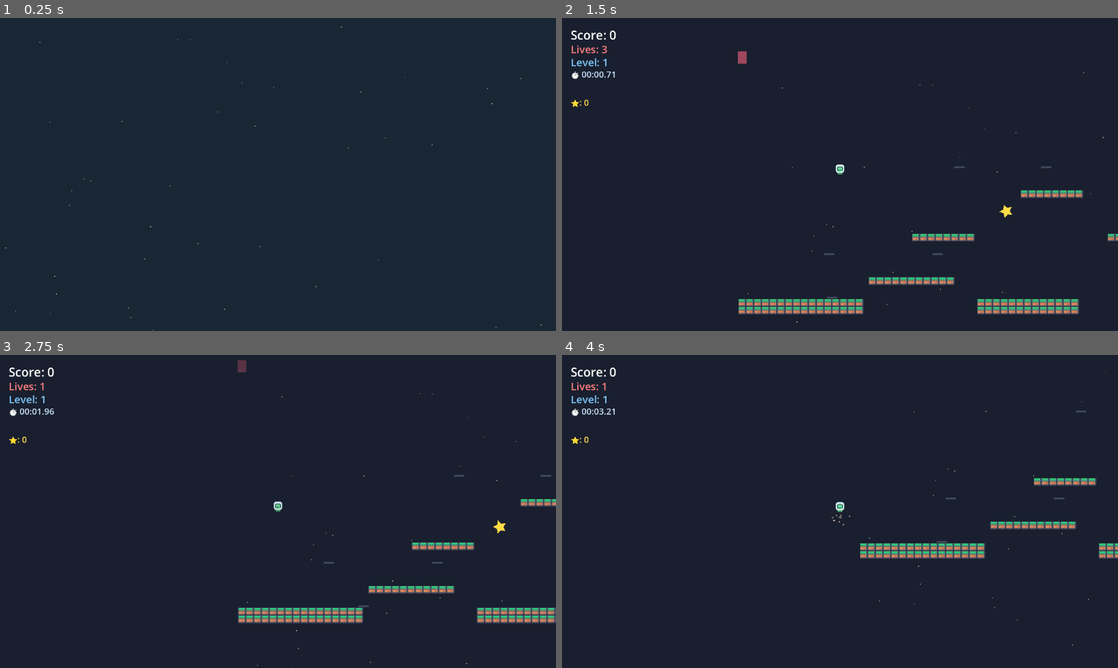
Above: before the commit, frames 1-4 (two rows, left to right).
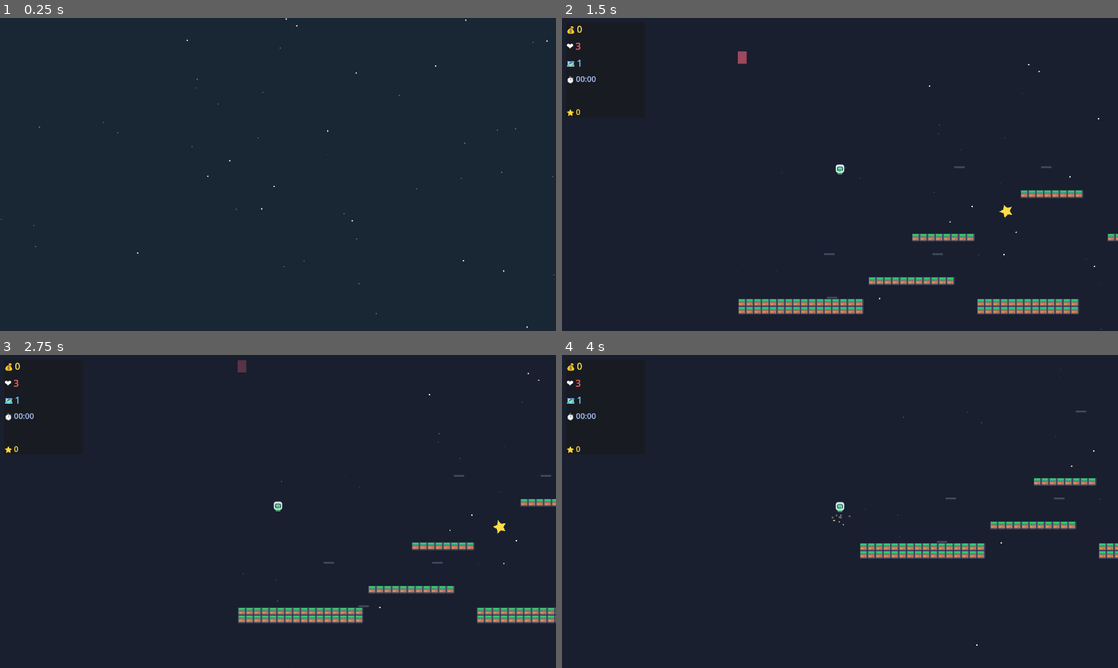
Above: after the commit, the same moments.

Repository: LungTakumi/ClawPlatformer
Game: Godot game, scene res://main.tscn
The game is run twice, just before and just after one commit, with the same random seed, the same clock (stepped at 60 frames per second) and the same inputs.
Inputs (mouse positions are in pixels of both pictures, inside the frame that each line leads up to):
- Up to frame 1 (0.25 s): no input
- Up to frame 2 (1.5 s): tap Enter at 0.5 s; move the mouse to (962, 158) at 0.52 s; hold Right (move_right) 0.53-1.25 s; tap B at 0.6 s; click (962, 158) at 0.67 s; tap Space (jump) at 0.77 s; drag from (728, 190) to (940, 268) at 1.27 s
- Up to frame 3 (2.75 s): move the mouse to (333, 442) at 2.02 s; hold Right (move_right) from 2.03 s (still down); tap E at 2.1 s
- Up to frame 4 (4 s): release Right (move_right) at 2.75 s; drag from (812, 574) to (1106, 480) at 2.77 s; move the mouse to (1006, 558) at 3.52 s; hold Left (move_left) from 3.53 s (still down); tap G at 3.6 s; tap Space (jump) at 3.77 s

The runs differ from the first frame. In frame 1, less than 0.1% of the frame differs, in the area x 0-100%, y 0-100%; in frame 2, 0.6%, in the area x 0-98%, y 2-100%; in frame 3, 0.6%; in frame 4, 0.5%.
Error before the commit: Invalid assignment of property or key 'horizontal_alignment' with value of type 'int' on a base object of type 'VBoxContainer'. (res://main.gd:675)
Error after the commit: Invalid assignment of property or key 'horizontal_alignment' with value of type 'int' on a base object of type 'VBoxContainer'. (res://main.gd:749)

Commit message:
v2.3 - Visual improvements: UI, particles, parallax, animations

Diff:
--- a/main.gd
+++ b/main.gd
@@ -577,13 +577,38 @@
 	add_child(stars_container)
 	stars_container.z_index = -100  # Behind everything
 
-	# Create 50 stars
-	for i in range(50):
+	# 创建多层星空 - 远景（更小更暗）
+	for i in range(80):
+		var star = ColorRect.new()
+		star.size = Vector2(1, 1)
+		star.color = Color(0.6, 0.7, 1, randf_range(0.2, 0.4))
+		star.position = Vector2(randf() * 1400, randf() * 800)
+		star.add_to_group("star")
+		star.add_to_group("star_far")
+		stars_container.add_child(star)
+
+	# 中景星星
+	for i in range(40):
 		var star = ColorRect.new()
 		star.size = Vector2(2, 2)
-		star.color = Color(1, 1, 1, randf_range(0.3, 0.8))
+		star.color = Color(0.8, 0.9, 1, randf_range(0.4, 0.7))
 		star.position = Vector2(randf() * 1400, randf() * 800)
 		star.add_to_group("star")
+		star.add_to_group("star_mid")
+		stars_container.add_child(star)
+
+	# 近景星星（更亮）
+	for i in range(20):
+		var star = Polygon2D.new()
+		var pts = PackedVector2Array()
+		for j in range(4):
+			var angle = j * TAU / 4
+			pts.append(Vector2(cos(angle), sin(angle)) * 2)
+		star.polygon = pts
+		star.color = Color(1, 1, 0.9)
+		star.position = Vector2(randf() * 1400, randf() * 800)
+		star.add_to_group("star")
+		star.add_to_group("star_near")
 		stars_container.add_child(star)
 
 func show_level_name(level_name):
@@ -593,22 +618,53 @@
 		var existing = ui.get_node_or_null("LevelName")
 		if existing: existing.queue_free()
 
+		# 创建更大的容器来放置动画
+		var container = Node2D.new()
+		container.name = "LevelName"
+		container.position = Vector2(640, 200)  # 屏幕中心
+		ui.add_child(container)
+
+		# 背景板
+		var bg = ColorRect.new()
+		bg.color = Color(0, 0, 0, 0.5)
+		bg.size = Vector2(400, 60)
+		bg.position = Vector2(-200, -30)
+		bg.modulate.a = 0
+		container.add_child(bg)
+
+		# 主标题
 		var name_label = Label.new()
-		name_label.name = "LevelName"
+		name_label.name = "LevelText"
 		name_label.text = "🎮 " + level_name
 		name_label.horizontal_alignment = HORIZONTAL_ALIGNMENT_CENTER
-		name_label.position = Vector2(300, 150)
-		name_label.add_theme_font_size_override("font_size", 36)
-		name_label.add_theme_color_override("font_color", Color(0.9, 0.9, 1))
-		ui.add_child(name_label)
-
-		# Fade in and out animation
+		name_label.add_theme_font_size_override("font_size", 42)
+		name_label.add_theme_color_override("font_color", Color(0.2, 0.8, 1))
+		name_label.position = Vector2(-100, -25)
 		name_label.modulate.a = 0
+		container.add_child(name_label)
+
+		# 入场动画 - 缩放 + 淡入
+		bg.modulate.a = 0
+		name_label.modulate.a = 0
+		container.scale = Vector2(0.5, 0.5)
+
 		var tween = create_tween()
-		tween.tween_property(name_label, "modulate:a", 1.0, 0.5)
+		# 弹跳入场
+		tween.set_trans(Tween.TRANS_BACK)
+		tween.set_ease(Tween.EASE_OUT)
+		tween.tween_property(container, "scale", Vector2(1.1, 1.1), 0.4)
+		tween.tween_property(container, "scale", Vector2(1, 1), 0.2)
+		# 淡入背景和文字
+		tween.parallel().tween_property(bg, "modulate:a", 0.7, 0.3)
+		tween.parallel().tween_property(name_label, "modulate:a", 1.0, 0.3)
+		# 停留
 		tween.tween_interval(1.5)
-		tween.tween_property(name_label, "modulate:a", 0.0, 0.8)
-		tween.tween_callback(name_label.queue_free)
+		# 退场
+		tween.set_trans(Tween.TRANS_QUAD)
+		tween.set_ease(Tween.EASE_IN)
+		tween.tween_property(container, "modulate:a", 0.0, 0.5)
+		tween.tween_property(container, "position:y", container.position.y - 30, 0.5)
+		tween.tween_callback(container.queue_free)
 
 func update_stars_parallax():
 	if stars_container and player:
@@ -618,15 +674,33 @@
 			if cam:
 				cam_offset = cam.offset
 
-		# Parallax effect - stars move slower than camera
+		var time = Time.get_ticks_msec() / 1000.0
+
+		# 不同层次的星星不同速度移动
 		for star in stars_container.get_children():
-			if star.is_in_group("star"):
-				star.position.x -= cam_offset.x * 0.1
-				# Wrap around
-				if star.position.x < 0:
-					star.position.x += 1400
-				elif star.position.x > 1400:
-					star.position.x -= 1400
+			if star.is_in_group("star_far"):
+				# 远景 - 最慢
+				star.position.x -= cam_offset.x * 0.02
+				star.modulate.a = 0.3 + 0.2 * sin(time * 2 + star.position.x)
+			elif star.is_in_group("star_mid"):
+				# 中景
+				star.position.x -= cam_offset.x * 0.05
+				star.modulate.a = 0.5 + 0.3 * sin(time * 3 + star.position.y)
+			elif star.is_in_group("star_near"):
+				# 近景 - 稍快
+				star.position.x -= cam_offset.x * 0.08
+				# 旋转效果
+				star.rotation += 0.02
+
+			# 视差包裹
+			if star.position.x < 0:
+				star.position.x += 1400
+			elif star.position.x > 1400:
+				star.position.x -= 1400
+			if star.position.y < 0:
+				star.position.y += 800
+			elif star.position.y > 800:
+				star.position.y -= 800
 
 func _process(delta):
 	# ⏸️ Handle pause
@@ -1215,56 +1289,98 @@
 	canvas.add_to_group("ui")
 	add_child(canvas)
 
+	# 创建 UI 面板背景
+	var panel = PanelContainer.new()
+	panel.position = Vector2(10, 10)
+	panel.custom_minimum_size = Vector2(180, 0)
+	canvas.add_child(panel)
+
+	var vbox = VBoxContainer.new()
+	vbox.add_theme_constant_override("separation", 8)
+	panel.add_child(vbox)
+
+	# 分数 - 带图标的
+	var score_container = HBoxContainer.new()
+	var score_icon = Label.new()
+	score_icon.text = "💰"
+	score_icon.add_theme_font_size_override("font_size", 20)
+	score_container.add_child(score_icon)
+
 	var score_label = Label.new()
 	score_label.name = "ScoreLabel"
-	score_label.text = "Score: 0"
-	score_label.position = Vector2(20, 20)
-	score_label.add_theme_font_size_override("font_size", 28)
-	score_label.add_theme_color_override("font_color", Color.WHITE)
-	canvas.add_child(score_label)
+	score_label.text = "0"
+	score_label.add_theme_font_size_override("font_size", 22)
+	score_label.add_theme_color_override("font_color", Color(1, 0.9, 0.3))
+	score_container.add_child(score_label)
+	vbox.add_child(score_container)
+
+	# 生命 - 带图标的
+	var lives_container = HBoxContainer.new()
+	var lives_icon = Label.new()
+	lives_icon.text = "❤️"
+	lives_icon.add_theme_font_size_override("font_size", 20)
+	lives_container.add_child(lives_icon)
 
 	var lives_label = Label.new()
 	lives_label.name = "LivesLabel"
-	lives_label.text = "Lives: 3"
-	lives_label.position = Vector2(20, 55)
-	lives_label.add_theme_font_size_override("font_size", 24)
-	lives_label.add_theme_color_override("font_color", Color(1, 0.5, 0.5))
-	canvas.add_child(lives_label)
+	lives_label.text = "3"
+	lives_label.add_theme_font_size_override("font_size", 22)
+	lives_label.add_theme_color_override("font_color", Color(1, 0.4, 0.4))
+	lives_container.add_child(lives_label)
+	vbox.add_child(lives_container)
+
+	# 关卡 - 带图标的
+	var level_container = HBoxContainer.new()
+	var level_icon = Label.new()
+	level_icon.text = "🗺️"
+	level_icon.add_theme_font_size_override("font_size", 20)
+	level_container.add_child(level_icon)
 
 	var level_label = Label.new()
 	level_label.name = "LevelLabel"
-	level_label.text = "Level: 1"
-	level_label.position = Vector2(20, 85)
-	level_label.add_theme_font_size_override("font_size", 24)
-	level_label.add_theme_color_override("font_color", Color(0.5, 0.8, 1))
-	canvas.add_child(level_label)
+	level_label.text = "1"
+	level_label.add_theme_font_size_override("font_size", 22)
+	level_label.add_theme_color_override("font_color", Color(0.4, 0.8, 1))
+	level_container.add_child(level_label)
+	vbox.add_child(level_container)
 
 	# ⏱️ Timer label
+	var timer_container = HBoxContainer.new()
+	var timer_icon = Label.new()
+	timer_icon.text = "⏱️"
+	timer_icon.add_theme_font_size_override("font_size", 18)
+	timer_container.add_child(timer_icon)
+
 	var timer_label = Label.new()
 	timer_label.name = "TimerLabel"
-	timer_label.text = "⏱️ 00:00.00"
-	timer_label.position = Vector2(20, 115)
-	timer_label.add_theme_font_size_override("font_size", 20)
-	timer_label.add_theme_color_override("font_color", Color(0.8, 0.9, 1))
-	canvas.add_child(timer_label)
+	timer_label.text = "00:00"
+	timer_label.add_theme_font_size_override("font_size", 18)
+	timer_label.add_theme_color_override("font_color", Color(0.7, 0.8, 1))
+	timer_container.add_child(timer_label)
+	vbox.add_child(timer_container)
 
 	# Combo label
 	var combo_label = Label.new()
 	combo_label.name = "ComboLabel"
 	combo_label.text = ""
-	combo_label.position = Vector2(20, 150)
-	combo_label.add_theme_font_size_override("font_size", 22)
-	combo_label.add_theme_color_override("font_color", Color(1, 0.8, 0.2))
-	canvas.add_child(combo_label)
+	combo_label.add_theme_font_size_override("font_size", 24)
+	combo_label.add_theme_color_override("font_color", Color(1, 0.7, 0.1))
+	vbox.add_child(combo_label)
 
 	# 🌟 Stars collected
+	var star_container = HBoxContainer.new()
+	var star_icon = Label.new()
+	star_icon.text = "⭐"
+	star_icon.add_theme_font_size_override("font_size", 18)
+	star_container.add_child(star_icon)
+
 	var star_label = Label.new()
 	star_label.name = "StarLabel"
-	star_label.text = "⭐: 0"
-	star_label.position = Vector2(20, 180)
-	star_label.add_theme_font_size_override("font_size", 20)
+	star_label.text = "0"
+	star_label.add_theme_font_size_override("font_size", 18)
 	star_label.add_theme_color_override("font_color", Color(1, 0.85, 0.3))
-	canvas.add_child(star_label)
+	star_container.add_child(star_label)
+	vbox.add_child(star_container)
 
 func setup_mobile_controls():
 	# 只在移动端显示虚拟按钮，Web PC 隐藏
@@ -1382,20 +1498,58 @@
 	# 🏆 Star achievements
 	update_achievement_progress("star_gatherer", stars_collected)
 
-# Spawn collection particles
+# Spawn collection particles - 华丽版
 func spawn_collection_particles(color: Color, pos: Vector2):
-	for i in range(8):
-		var particle = ColorRect.new()
-		particle.size = Vector2(4, 4)
+	# 创建圆形粒子而不是方形
+	for i in range(12):
+		var particle = Polygon2D.new()
+		# 创建圆形
+		var pts = PackedVector2Array()
+		var radius = randf_range(2, 5)
+		for j in range(8):
+			var angle = j * TAU / 8
+			pts.append(Vector2(cos(angle), sin(angle)) * radius)
+		particle.polygon = pts
 		particle.color = color
-		particle.position = pos + Vector2(randf_range(-10, 10), randf_range(-20, 0))
+		particle.position = pos + Vector2(randf_range(-8, 8), randf_range(-15, 0))
+		particle.z_index = 10
 		add_child(particle)
 
 		var tween = create_tween()
-		var target = Vector2(randf_range(-40, 40), randf_range(-50, -20))
-		tween.tween_property(particle, "position", particle.position + target, 0.5)
-		tween.parallel().tween_property(particle, "modulate:a", 0.0, 0.5)
+		var target = Vector2(randf_range(-50, 50), randf_range(-60, -30))
+		tween.tween_property(particle, "position", particle.position + target, 0.6)
+		tween.parallel().tween_property(particle, "modulate:a", 0.0, 0.6)
+		tween.parallel().tween_property(particle, "scale", Vector2(0.2, 0.2), 0.6)
 		tween.tween_callback(particle.queue_free)
+
+	# 添加闪烁星星效果
+	for i in range(6):
+		var star = Polygon2D.new()
+		var pts = PackedVector2Array()
+		var inner_r = 3.0
+		var outer_r = 8.0
+		for j in range(10):
+			var r = inner_r if j % 2 == 0 else outer_r
+			var angle = j * TAU / 10 - TAU / 4
+			pts.append(Vector2(cos(angle), sin(angle)) * r)
+		star.polygon = pts
+		star.color = Color(1, 1, 0.8)
+		star.position = pos + Vector2(randf_range(-15, 15), randf_range(-20, 0))
+		star.modulate.a = 0.9
+		star.z_index = 11
+		add_child(star)
+
+		var tween = create_tween()
+		tween.tween_property(star, "position", star.position + Vector2(randf_range(-30, 30), randf_range(-40, -20)), 0.5)
+		tween.parallel().tween_property(star, "modulate:a", 0.0, 0.5)
+		tween.parallel().tween_property(star, "scale", Vector2(0.3, 0.3), 0.5)
+		tween.tween_callback(star.queue_free)
+
+# 屏幕震动效果
+func shake_screen(intensity: float, duration: float):
+	screen_shake_intensity(intensity)
+	await get_tree().create_timer(duration).timeout
+	screen_shake = 0.0
 
 func _update_lives():
 	update_ui_labels()
@@ -1426,20 +1580,50 @@
 func show_boss_warning():
 	var ui = get_tree().get_first_node_in_group("ui")
 	if ui:
+		# 屏幕红光闪烁
+		var flash = ColorRect.new()
+		flash.name = "BossFlash"
+		flash.size = Vector2(2000, 2000)
+		flash.position = Vector2(-500, -500)
+		flash.color = Color(1, 0, 0, 0)
+		flash.z_index = 100
+		ui.add_child(flash)
+
 		var warning = Label.new()
 		warning.name = "BossWarning"
 		warning.text = "⚠️ BOSS BATTLE! ⚠️"
 		warning.horizontal_alignment = HORIZONTAL_ALIGNMENT_CENTER
-		warning.position = Vector2(250, 200)
-		warning.add_theme_font_size_override("font_size", 48)
-		warning.add_theme_color_override("font_color", Color(1, 0.3, 0.3))
+		warning.position = Vector2(640, 200)
+		warning.add_theme_font_size_override("font_size", 56)
+		warning.add_theme_color_override("font_color", Color(1, 0.2, 0.2))
+		warning.z_index = 101
 		ui.add_child(warning)
 
-		# Fade out after 2 seconds
+		# 闪烁动画
 		var tween = create_tween()
-		tween.tween_interval(2.0)
-		tween.tween_property(warning, "modulate:a", 0.0, 1.0)
-		tween.tween_callback(warning.queue_free)
+		# 屏幕闪烁
+		tween.set_loops(4)
+		tween.tween_property(flash, "color:a", 0.3, 0.15)
+		tween.tween_property(flash, "color:a", 0.0, 0.15)
+		tween.tween_callback(flash.queue_free)
+
+		# 文字动画 - 缩放 + 闪烁
+		warning.scale = Vector2(1.5, 1.5)
+		warning.modulate.a = 0
+		var text_tween = create_tween()
+		text_tween.tween_property(warning, "modulate:a", 1.0, 0.2)
+		text_tween.set_trans(Tween.TRANS_ELASTIC)
+		text_tween.set_ease(Tween.EASE_OUT)
+		text_tween.tween_property(warning, "scale", Vector2(1, 1), 0.5)
+		# 闪烁效果
+		text_tween.set_loops(3)
+		text_tween.tween_property(warning, "modulate:a", 0.5, 0.2)
+		text_tween.tween_property(warning, "modulate:a", 1.0, 0.2)
+		# 退场
+		text_tween.tween_interval(1.0)
+		text_tween.tween_property(warning, "modulate:a", 0.0, 0.5)
+		text_tween.tween_property(warning, "position:y", warning.position.y - 30, 0.5)
+		text_tween.tween_callback(warning.queue_free)
 
 func show_game_over():
 	var ui = get_tree().get_first_node_in_group("ui")
Not shown, changed: DEVLOG.md
